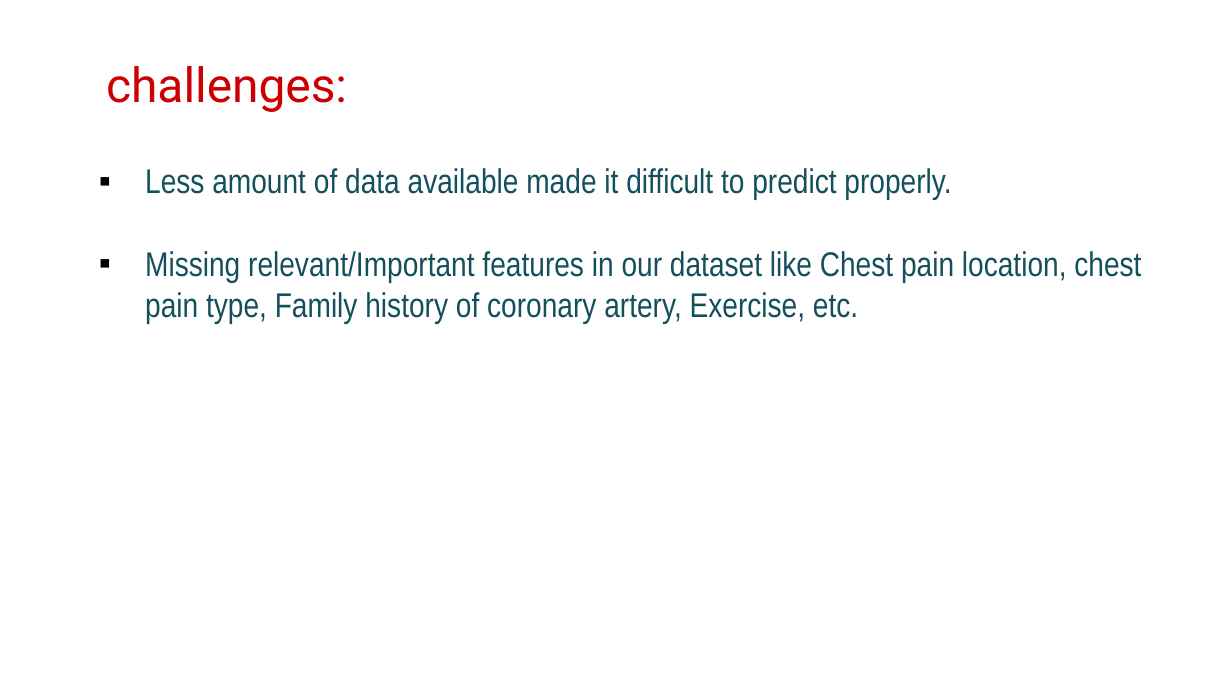
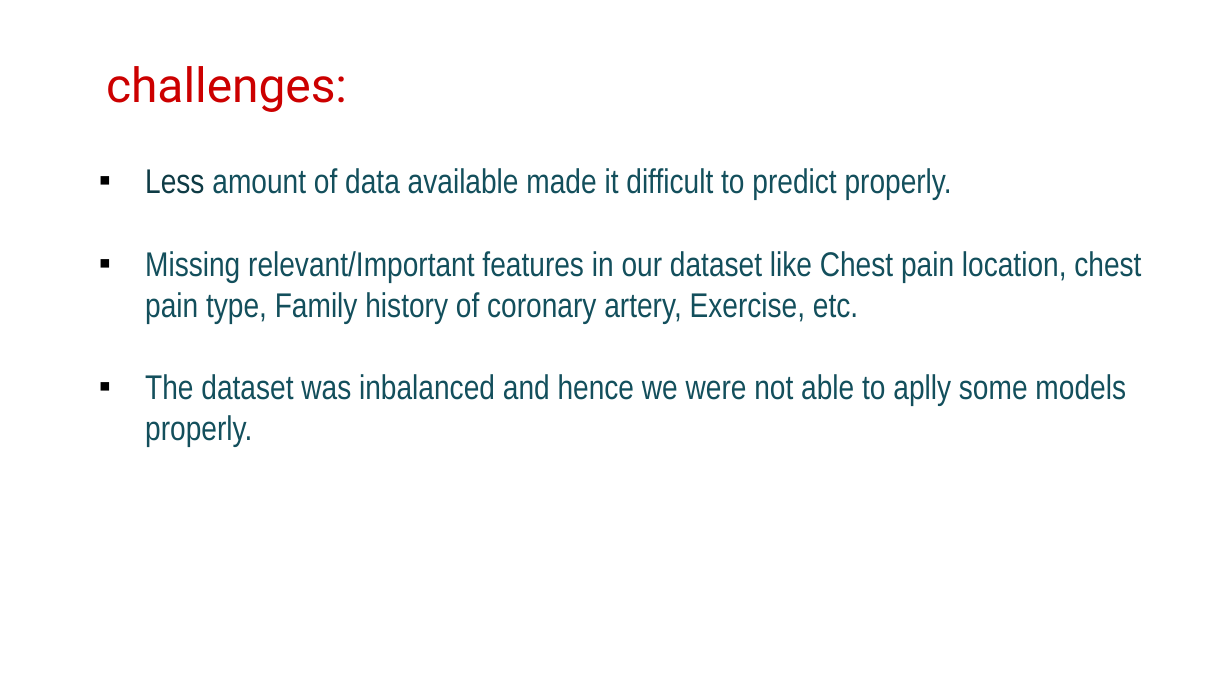
Before and after one commit to ameenattar92/Cardiovascular-Risk-Prediction, a slide deck: slide 29 of CapstoneProject_Cardiovascular RP (1).pptx (slide 28 before the commit). Drawn at 1232x693 pixels with LibreOffice and Linux fonts; fonts in the diff are those of the drawing; background and template pictures are left out. Boxes give left, top, right and bottom in pixels: in the first picture for what was removed or moved away, otherwise in the second. Text is boxed around its words. In the diff, an @@ line names an element or a change of style, - is before the commit and + after.

```diff
--- a/CapstoneProject_Cardiovascular RP (1).pptx
+++ b/CapstoneProject_Cardiovascular RP (1).pptx
@@ text at [145, 168, 952, 200]: text colour #134F5C to #0E3B45 in "Less" @@
@@ text at [145, 374, 1126, 447]: paragraph added @@
+▪ The dataset was inbalanced and hence we were not able to aplly some models properly.
```
Also in this commit, not shown: 2 other slides changed, 1 slide added.
